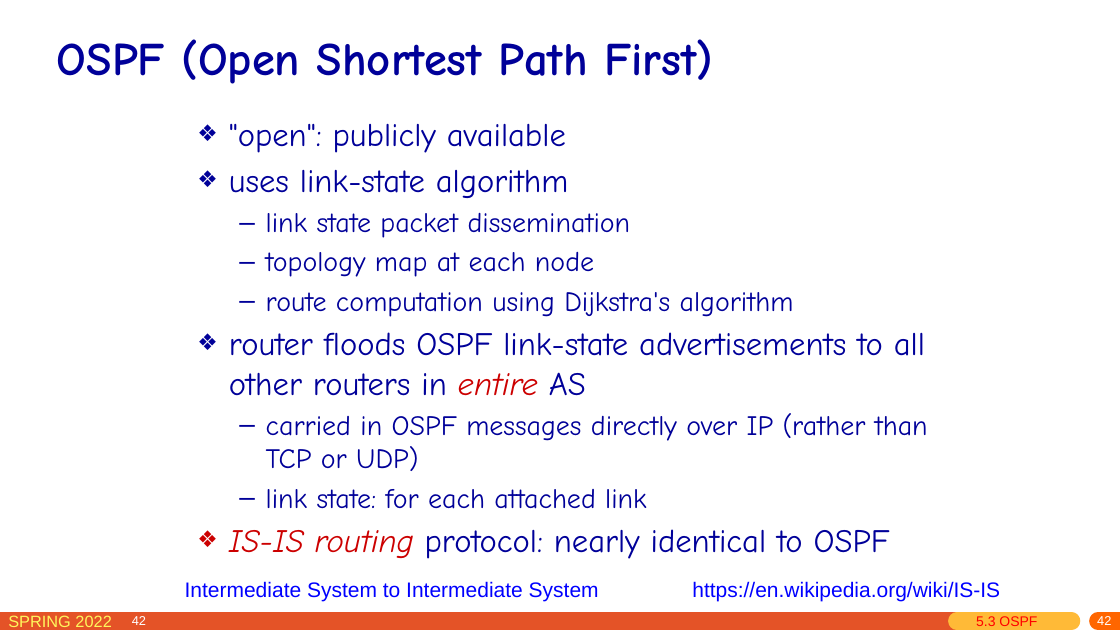
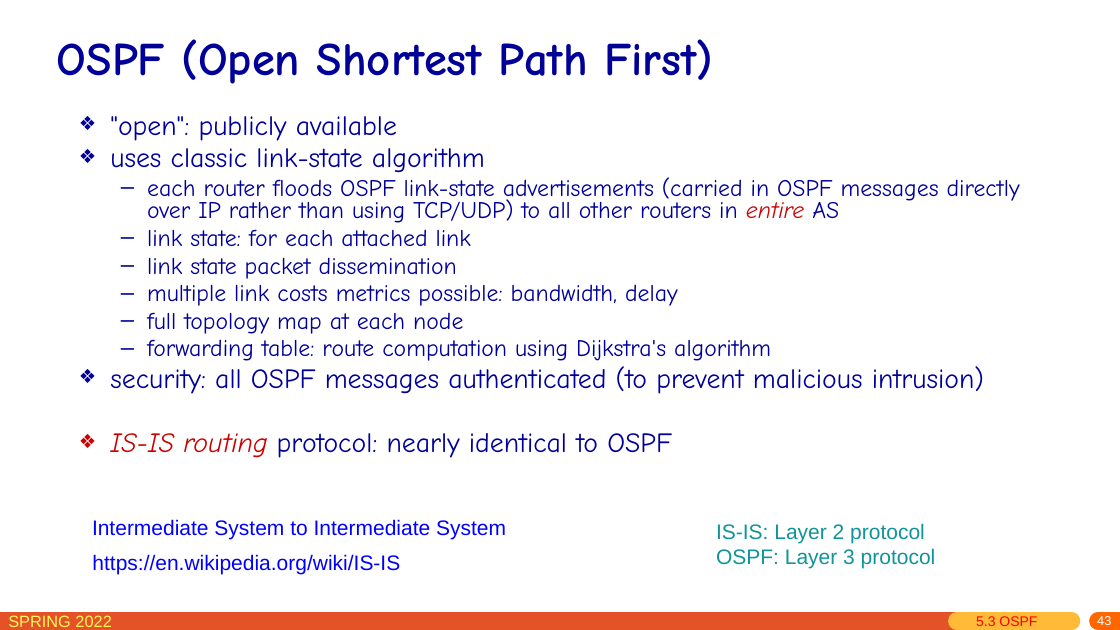
Before and after one commit to network-whu/slides, a slide deck: slide 43 of pptx/chapter5.pptx (slide 42 before the commit). Drawn at 1120x630 pixels with LibreOffice and Linux fonts; fonts in the diff are those of the drawing. Boxes give left, top, right and bottom in pixels: in the first picture for what was removed or moved away, otherwise in the second. Text is boxed around its words. In the diff, an @@ line names an element or a change of style, - is before the commit and + after.

```diff
--- a/pptx/chapter5.pptx
+++ b/pptx/chapter5.pptx
@@ text ""open": publicly available": place and size @@
-text ""open": publicly available" at box(229, 124, 928, 559)
+text ""open": publicly available" at box(110, 116, 1020, 458)
@@ text at box(110, 116, 672, 458): size 28 to 23.8 pt in ""open": publicly available", "IS-IS routing protocol: nearly identical to OSPF"; size 24 to 20.4 pt in "link state packet dissemination"; line spacing 1 to 0.8 @@
@@ text at box(110, 148, 1020, 247): text changed; size 28 to 20.4 pt @@
-❖ uses link-state algorithm
+❖ uses classic link-state algorithm
+  – each router floods OSPF link-state advertisements (carried in OSPF messages directly over IP rather than using TCP/UDP) to all other routers in entire AS
+  – link state: for each attached link
@@ text at box(110, 284, 984, 394): text changed; size 24 to 20.4 pt @@
-  – topology map at each node
-  – route computation using Dijkstra's algorithm
-❖ router floods OSPF link-state advertisements to all other routers in entire AS
-  – carried in OSPF messages directly over IP (rather than TCP or UDP)
-  – link state: for each attached link
+  – multiple link costs metrics possible: bandwidth, delay
+  – full topology map at each node
+  – forwarding table: route computation using Dijkstra's algorithm
+❖ security: all OSPF messages authenticated (to prevent malicious intrusion)
@@ text "Intermediate System to Intermediate System": place and size @@
-text "Intermediate System to Intermediate System" at box(185, 581, 599, 601)
+text "Intermediate System to Intermediate System" at box(92, 519, 506, 539)
@@ text added at box(716, 523, 936, 569), 18 pt, text #109499 @@
+IS-IS: Layer 2 protocol
+OSPF: Layer 3 protocol
@@ text "https://en.wikipedia.org/wiki/IS-IS": place and size @@
-text "https://en.wikipedia.org/wiki/IS-IS" at box(692, 581, 1000, 601)
+text "https://en.wikipedia.org/wiki/IS-IS" at box(92, 554, 400, 575)
@@ page number removed at box(132, 616, 146, 625) @@
-42
@@ page number at box(1097, 616, 1111, 625): text changed @@
-42
+43
```
Also in this commit, not shown: 94 other slides changed, 18 slides added, 1 slide removed, 1 other file.
